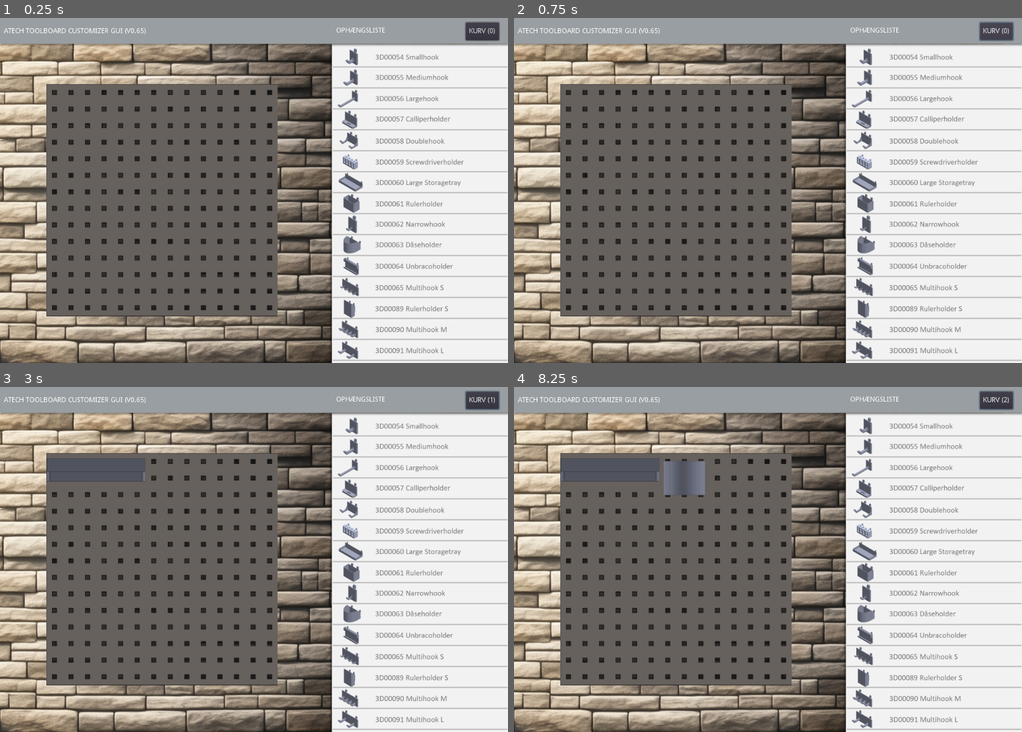
Above: before the commit, frames 1-4 (two rows, left to right).
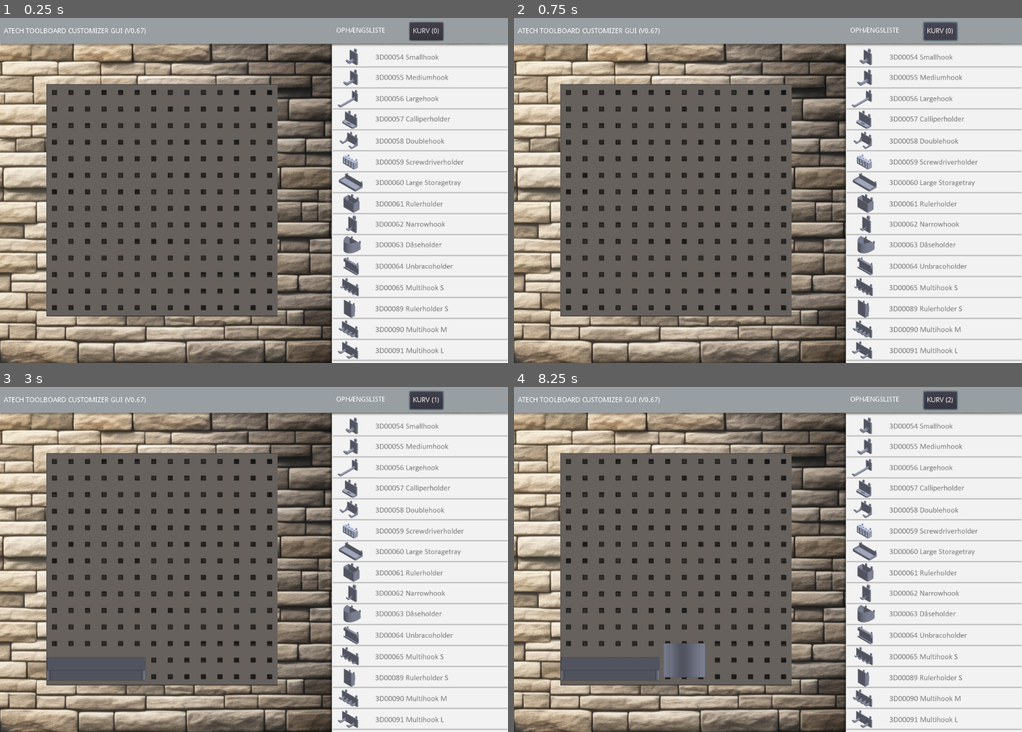
Above: after the commit, the same moments.

Repository: Azidus/TBC
Game: Godot game, scene res://Inventory.tscn
The game is run twice, just before and just after one commit, with the same random seed, the same clock (stepped at 60 frames per second) and the same inputs.
Inputs (mouse positions are in pixels of both pictures, inside the frame that each line leads up to):
- Up to frame 1 (0.25 s): no input
- Up to frame 2 (0.75 s): click "KURV (0)" at 0.5 s
- Up to frame 3 (3 s): click "KURV (0)" at 1.25 s; click "KURV (0)" at 2 s; tap Enter at 2.75 s; move the mouse to (365, 542) at 2.77 s; click (365, 542) at 2.85 s
- Up to frame 4 (8.25 s): click "KURV (1)" at 3.5 s; click "KURV (1)" at 4.25 s; click "KURV (1)" at 5 s; tap Space at 5.75, 7.25 s; move the mouse to (666, 576) at 5.77 s; click (666, 576) at 5.85 s; tap Enter at 6.5, 8 s; move the mouse to (818, 483) at 6.52 s; click (818, 483) at 6.6 s; move the mouse to (742, 628) at 7.27 s; click (742, 628) at 7.35 s; move the mouse to (920, 611) at 8.02 s; click (920, 611) at 8.1 s

The runs differ from the first frame. In frame 1, 0.7% of the frame differs, in the area x 27-99%, y 1-7%; in frame 2, 0.7%; in frame 3, 1.4%; in frame 4, 2.3%, in the area x 9-99%, y 1-86%.

Commit message:
first implement of final url input

Diff:
--- a/Inventory.gd
+++ b/Inventory.gd
@@ -46,6 +46,24 @@
 		print("The JavaScript singleton is NOT available")
 		return ""
 
+func splitIntoItemDicts(input_string):
+	var parts = input_string.split("=")
+
+	# Initializing dictionary
+	var result_dict = {}
+
+	if parts.size() == 2:
+		var key = parts[0].strip("'")  # Extracting and cleaning the key.
+		var values = parts[1].split(";")  # Splitting values by semicolon.
+
+		# Constructing the dictionary with specific key-value pairs.
+		result_dict["id"] = key
+		result_dict["qty"] = values[0]
+		result_dict["maxwidth"] = values[1]
+		result_dict["maxheight"] = values[2]
+
+		return result_dict
+
 func getUrlParams(input_string):
 	#var input_string = "example?param1=value1&param2=value2&param3=value3"
 
@@ -59,9 +77,12 @@
 		# Split the substring into a list using ampersand as the separator
 		var params_list = params_string.split("&")
 
+		var param_dicts = []
+		for item in params_list:
+			param_dicts.append(splitIntoItemDicts(item))
 		# Print the resulting list
-		print(params_list)
-		return params_list
+		#print(params_list)
+		return param_dicts#params_list
 	else:
 		print("No question mark found in the input string.")
 		var empty_list = []
@@ -76,23 +97,9 @@
 	load_data = params_list
 	#load_game()
 	#print(load_data["breastplate"]["name"])
-	#pickup_item("3D00055")
-	#pickup_item("3D00056")
-	#pickup_item("3D00057")
-	#pickup_item("3D00058")
-	#pickup_item("3D00059")
-	#pickup_item("3D00060")
-	#pickup_item("3D00061")
-	#pickup_item("3D00062")
-	#pickup_item("3D00063")
-	#pickup_item("3D00064")
-	#pickup_item("3D00065")
-	#pickup_item("3D00089")
-	#pickup_item("3D00090")
-	#pickup_item("3D00091")
-	#pickup_item("yomama")
 	for item in load_data:
-		pickup_item(item.to_upper())
+		for i in range(item['qty']):
+			pickup_item(item['id'].to_upper(), [int(item['maxwidth']), int(item['maxheight'])])
 
 func _process(delta):
 	sBtn.text = "KURV (" + str(itemCnt) + ")"
@@ -115,35 +122,35 @@
 			item_offset = item_held.rect_global_position - cursor_pos
 			move_child(item_held, get_child_count())
 	elif c==listItem1:
-		pickup_item("3D00054")
+		pickup_item("3D00054", [0,0])
 	elif c==listItem2:
-		pickup_item("3D00055")
+		pickup_item("3D00055", [0,0])
 	elif c==listItem3:
-		pickup_item("3D00056")
+		pickup_item("3D00056", [0,0])
 	elif c==listItem4:
-		pickup_item("3D00057")
+		pickup_item("3D00057", [0,0])
 	elif c==listItem5:
-		pickup_item("3D00058")
+		pickup_item("3D00058", [0,0])
 	elif c==listItem6:
-		pickup_item("3D00059")
+		pickup_item("3D00059", [0,0])
 	elif c==listItem7:
-		pickup_item("3D00060")
+		pickup_item("3D00060", [0,0])
 	elif c==listItem8:
-		pickup_item("3D00061")
+		pickup_item("3D00061", [0,0])
 	elif c==listItem9:
-		pickup_item("3D00062")
+		pickup_item("3D00062", [0,0])
 	elif c==listItem10:
-		pickup_item("3D00063")
+		pickup_item("3D00063", [0,0])
 	elif c==listItem11:
-		pickup_item("3D00064")
+		pickup_item("3D00064", [0,0])
 	elif c==listItem12:
-		pickup_item("3D00065")
+		pickup_item("3D00065", [0,0])
 	elif c==listItem13:
-		pickup_item("3D00089")
+		pickup_item("3D00089", [0,0])
 	elif c==listItem14:
-		pickup_item("3D00090")
+		pickup_item("3D00090", [0,0])
 	elif c==listItem15:
-		pickup_item("3D00091")
+		pickup_item("3D00091", [0,0])
 
 func release(cursor_pos):
 	if item_held == null:
@@ -180,7 +187,25 @@
 	last_container.insert_item(item_held)
 	item_held = null
 
-func pickup_item(item_id):
+
+func pickup_item(item_id, boxDim):
+	var item = item_base.instance()
+	item.set_meta("id", item_id)
+	#var rectText = createTexture(34, 68)
+	var rectText = overLayImages(item_id, [boxDim[0],boxDim[1]])
+	#item.texture = load(ItemDb.get_item(item_id)["icon"])
+	item.texture = rectText
+	#item.modulate.a = 0.5
+	add_child(item)
+	itemCnt+=1
+	sBtn.hangerList.append(item_id)
+	#print(sBtn.hangerList)
+	if !grid_bkpk.insert_item_at_first_available_spot(item):
+		item.queue_free()
+		return false
+	return true
+
+func pickup_items(item_id):
 	var item = item_base.instance()
 	item.set_meta("id", item_id)
 	item.texture = load(ItemDb.get_item(item_id)["icon"])
@@ -210,3 +235,119 @@
 	else:
 		print("Save file does not exist - starting new game..")
 	pass;
+
+func createTexture(width,height,color=[0.5,1,0.8,1], transparency=false):
+	var imageTexture = ImageTexture.new()
+	var dynImage = Image.new()
+	dynImage.create(width, height, false, Image.FORMAT_RGB8)
+
+	if transparency:
+		dynImage.fill(Color8(int(color[0]),int(color[1]),int(color[2]),0))
+	else:
+		dynImage.fill(Color8(int(color[0]),int(color[1]),int(color[2]),255))
+	imageTexture.create_from_image(dynImage)
+	var texture
+	texture = imageTexture
+
+	imageTexture.resource_name = "The created texture!"
+	#pass
+	return dynImage
+
+func overLayImages(item_id, BG_size):
+	if BG_size[0]>0 and BG_size[1]>0:
+		var imagePath = ItemDb.get_item(item_id)["icon_nobg"]
+		var image_fg = Image.new()  # Create Image for background image
+		#image_fg.texture = load(ItemDb.get_item(item_id)["icon"])
+		image_fg.load(imagePath)
+		for dim in BG_size:
+			dim = ceil(dim / 34)
+		var color = [0,0,0,0]
+		var vectorX = 0
+		var vectorY = 0
+		var returnArray = toolSelectorSwitchCase(item_id)
+		color = returnArray[0]
+		vectorX = returnArray[1]
+		vectorY = returnArray[2]
+		var BG_texture = createTexture(BG_size[0], BG_size[1], color)
+		# Blit the foreground image onto the background texture
+		BG_texture.lock()
+		var centerX = int((BG_size[0]/2)-(image_fg.get_width()/2))
+		var yOffset = 11
+		if vectorY > 0:
+			yOffset *= -1
+		var posY = vectorY*(BG_size[1]-image_fg.get_height())+yOffset
+		BG_texture.blit_rect(image_fg, Rect2(0, 0, image_fg.get_width(), image_fg.get_height()), Vector2(centerX, posY))
+		#BG_texture.blit_rect(image_fg, Rect2(0, 0, BG_size[0], BG_size[1]), Vector2(0, 0))
+		BG_texture.unlock()
+		var imageTexture = ImageTexture.new()
+		imageTexture.create_from_image(BG_texture)
+		var texture
+		texture = imageTexture
+		return texture
+	else:
+		var item = item_base.instance()
+		item.texture = load(ItemDb.get_item(item_id)["icon"])
+		return item.texture
+
+func toolSelectorSwitchCase(item_id):
+	var color = [0,0,0,0]
+	var vectorX = 0
+	var vectorY = 0
+	match item_id:
+		"3D00054":
+			print("3d00054 - pipewrench")
+			color = [72, 249, 10, 0]
+			vectorX = 0.5
+			vectorY = 0
+		"3D00055":
+			print("3d00055 - NA")
+		"3D00056":
+			print("3d00056 - wrench")
+			color = [255, 112, 31, 0]
+			vectorX = 0.5
+			vectorY = 0
+		"3D00057":
+			print("3d00057 - caliper")
+			color = [0, 212, 187, 0]
+			vectorX = 0.5
+			vectorY = 1
+		"3D00058":
+			print("3d00058 - hammer")
+			color = [255, 56, 56, 0]
+			vectorX = 0.5
+			vectorY = 0
+		"3D00059":
+			print("3d00059 - screwdriver")
+			color = [255, 157, 151, 0]
+			vectorX = 0.5
+			vectorY = 1
+		"3D00060":
+			print("3d00060 - NA")
+		"3D00061":
+			print("3d00061 - pliers")
+			color = [255, 178, 29, 0]
+			vectorX = 0.5
+			vectorY = 1
+		"3D00062":
+			print("3d00062 - spatula")
+			color = [61, 219, 134, 0]
+			vectorX = 0.5
+			vectorY = 0
+		"3D00063":
+			print("3d00063 - NA")
+		"3D00064":
+			print("3d00064 - hexkeys")
+			color = [146, 204, 23, 0]
+			vectorX = 0.5
+			vectorY = 1
+		"3D00065":
+			print("3d00065 - NA")
+		"3D00089":
+			print("3d00089 - NA")
+		"3D00090":
+			print("3d00090 - NA")
+		"3D00091":
+			print("3d00091 - NA")
+		_:
+			print("Error - unknown item id !")
+	return [color, vectorX, vectorY]
--- a/Inventory.tscn
+++ b/Inventory.tscn
@@ -42,7 +42,7 @@
 [node name="Label" type="Label" parent="."]
 margin_right = 681.0
 margin_bottom = 54.0
-text = "  ATECH TOOLBOARD CUSTOMIZER GUI (V0.65)"
+text = "  ATECH TOOLBOARD CUSTOMIZER GUI (V0.67)"
 valign = 1
 
 [node name="Label2" type="Label" parent="."]
@@ -53,9 +53,9 @@
 valign = 1
 
 [node name="saveBtn" type="Button" parent="."]
-margin_left = 956.0
+margin_left = 841.0
 margin_top = 9.0
-margin_right = 1025.0
+margin_right = 910.0
 margin_bottom = 46.0
 text = "KURV"
 script = ExtResource( 5 )
--- a/ItemDB.gd
+++ b/ItemDB.gd
@@ -3,52 +3,100 @@
 const ICON_PATH = "res://sprites/"
 const ITEMS = {
 	"3D00054": {
-		"icon": ICON_PATH + "3D00054.png"
+		"name": "smallhook",
+		"icon": ICON_PATH + "3D00054.png",
+		"icon_nobg": ICON_PATH + "nobg/" + "3D00054.jpg",
+		"sortPriority": 0
 	},
 	"3D00055": {
-		"icon": ICON_PATH + "3D00055.png"
+		"name": "mediumhook",
+		"icon": ICON_PATH + "3D00055.png",
+		"icon_nobg": ICON_PATH + "nobg/" + "3D00055.jpg",
+		"sortPriority": 0
 	},
 	"3D00056": {
-		"icon": ICON_PATH + "3D00056.png"
+		"name": "largehook",
+		"icon": ICON_PATH + "3D00056.png",
+		"icon_nobg": ICON_PATH + "nobg/" + "3D00056.jpg",
+		"sortPriority": 0
 	},
 	"3D00057": {
-		"icon": ICON_PATH + "3D00057.png"
+		"name": "calliperholder",
+		"icon": ICON_PATH + "3D00057.png",
+		"icon_nobg": ICON_PATH + "nobg/" + "3D00057.jpg",
+		"sortPriority": 1
 	},
 	"3D00058": {
-		"icon": ICON_PATH + "3D00058.png"
+		"name": "doublehook",
+		"icon": ICON_PATH + "3D00058.png",
+		"icon_nobg": ICON_PATH + "nobg/" + "3D00058.jpg",
+		"sortPriority": 0
 	},
 	"3D00059": {
-		"icon": ICON_PATH + "3D00059.png"
+		"name": "screwdriverholder",
+		"icon": ICON_PATH + "3D00059.png",
+		"icon_nobg": ICON_PATH + "nobg/" + "3D00059.jpg",
+		"sortPriority": 1
 	},
 	"3D00060": {
-		"icon": ICON_PATH + "3D00060.png"
+		"name": "largestoragetray",
+		"icon": ICON_PATH + "3D00060.png",
+		"icon_nobg": ICON_PATH + "nobg/" + "3D00060.jpg",
+		"sortPriority": 1
 	},
 	"3D00061": {
-		"icon": ICON_PATH + "3D00061.png"
+		"name": "rulerholder",
+		"icon": ICON_PATH + "3D00061.png",
+		"icon_nobg": ICON_PATH + "nobg/" + "3D00061.jpg",
+		"sortPriority": 1
 	},
 	"3D00062": {
-		"icon": ICON_PATH + "3D00062.png"
+		"name": "narrowhook",
+		"icon": ICON_PATH + "3D00062.png",
+		"icon_nobg": ICON_PATH + "nobg/" + "3D00062.jpg",
+		"sortPriority": 0
 	},
 	"3D00063": {
-		"icon": ICON_PATH + "3D00063.png"
+		"name": "daaseholder",
+		"icon": ICON_PATH + "3D00063.png",
+		"icon_nobg": ICON_PATH + "nobg/" + "3D00063.jpg",
+		"sortPriority": 1
 	},
 	"3D00064": {
-		"icon": ICON_PATH + "3D00064.png"
+		"name": "unbracoholder",
+		"icon": ICON_PATH + "3D00064.png",
+		"icon_nobg": ICON_PATH + "nobg/" + "3D00064.jpg",
+		"sortPriority": 1
 	},
 	"3D00065": {
-		"icon": ICON_PATH + "3D00065.png"
+		"name": "multihook_s",
+		"icon": ICON_PATH + "3D00065.png",
+		"icon_nobg": ICON_PATH + "nobg/" + "3D00065.jpg",
+		"sortPriority": 0
 	},
 	"3D00089": {
-		"icon": ICON_PATH + "3D00089.png"
+		"name": "rulerholder_s",
+		"icon": ICON_PATH + "3D00089.png",
+		"icon_nobg": ICON_PATH + "nobg/" + "3D00089.jpg",
+		"sortPriority": 1
 	},
 	"3D00090": {
-		"icon": ICON_PATH + "3D00090.png"
+		"name": "multihook_m",
+		"icon": ICON_PATH + "3D00090.png",
+		"icon_nobg": ICON_PATH + "nobg/" + "3D00090.jpg",
+		"sortPriority": 0
 	},
 	"3D00091": {
-		"icon": ICON_PATH + "3D00091.png"
+		"name": "multihook_l",
+		"icon": ICON_PATH + "3D00091.png",
+		"icon_nobg": ICON_PATH + "nobg/" + "3D00091.jpg",
+		"sortPriority": 0
 	},
 	"error": {
-		"icon": ICON_PATH + "error2.png"
+		"name": "error",
+		"icon": ICON_PATH + "error2.png",
+		"icon_nobg":  ICON_PATH + "error2.png",
+		"sortPriority": 0
 	}
 }
 
--- a/ToolboardGrid.gd
+++ b/ToolboardGrid.gd
@@ -81,8 +81,9 @@
 func insert_item_at_first_available_spot(item):
 	for y in range(grid_height):
 		for x in range(grid_width):
-			if !grid[x][y]:
-				item.rect_global_position = rect_global_position + Vector2(x, y) * cell_size
+			if !grid[x][grid_height-y-1]:
+				item.rect_global_position = rect_global_position + Vector2(x, grid_height-y-1) * cell_size
 				if insert_item(item):
 					return true
+	print("Add extra board !")
 	return false
Binary file added: sprites/nobg/3D00054.jpg
Not shown, added: sprites/nobg/3D00054.jpg.import
Binary file added: sprites/nobg/3D00055.jpg
Not shown, added: sprites/nobg/3D00055.jpg.import
Binary file added: sprites/nobg/3D00056.jpg
Not shown, added: sprites/nobg/3D00056.jpg.import
Binary file added: sprites/nobg/3D00057.jpg
Not shown, added: sprites/nobg/3D00057.jpg.import
Binary file added: sprites/nobg/3D00058.jpg
Not shown, added: sprites/nobg/3D00058.jpg.import
Binary file added: sprites/nobg/3D00059.jpg
Not shown, added: sprites/nobg/3D00059.jpg.import
(and 20 more such lines)
